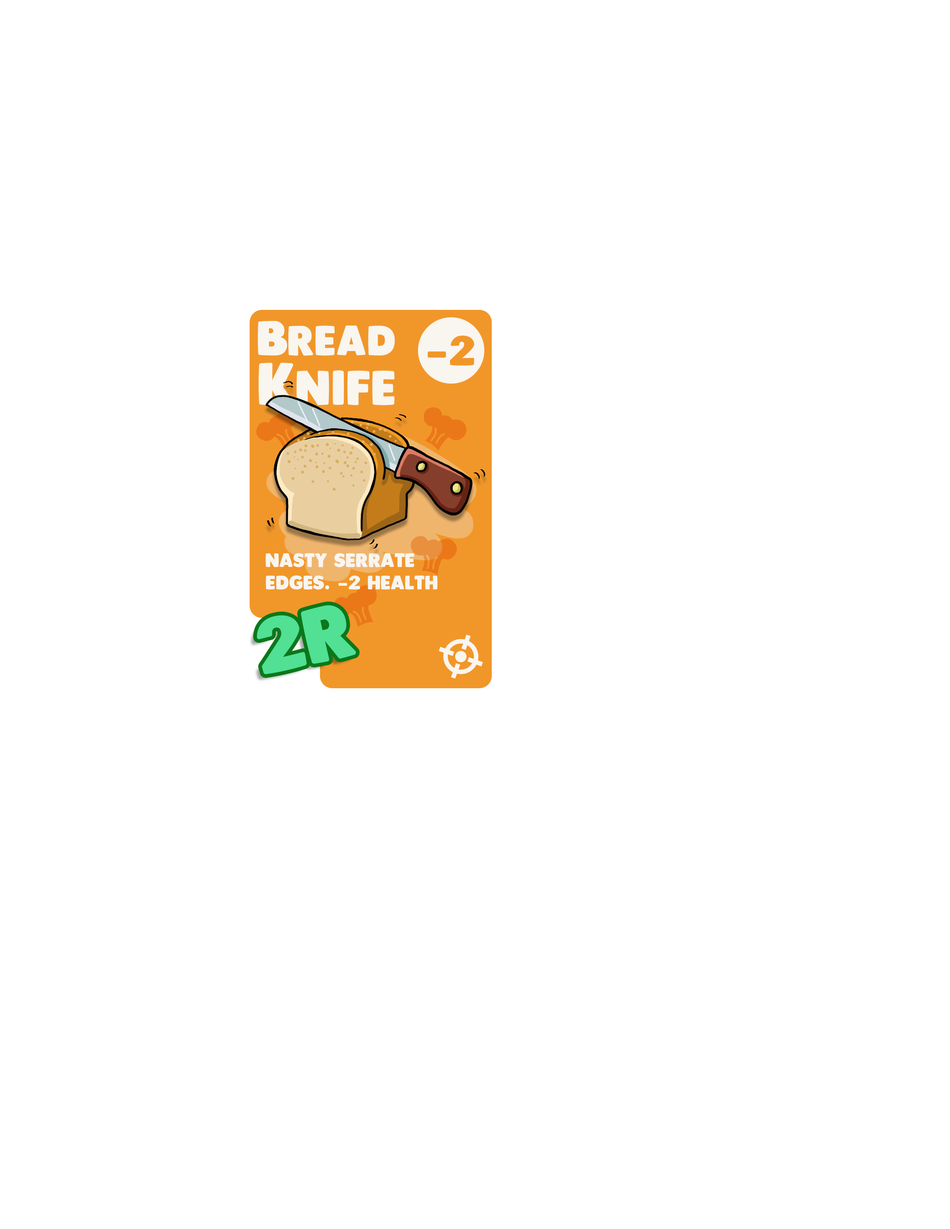
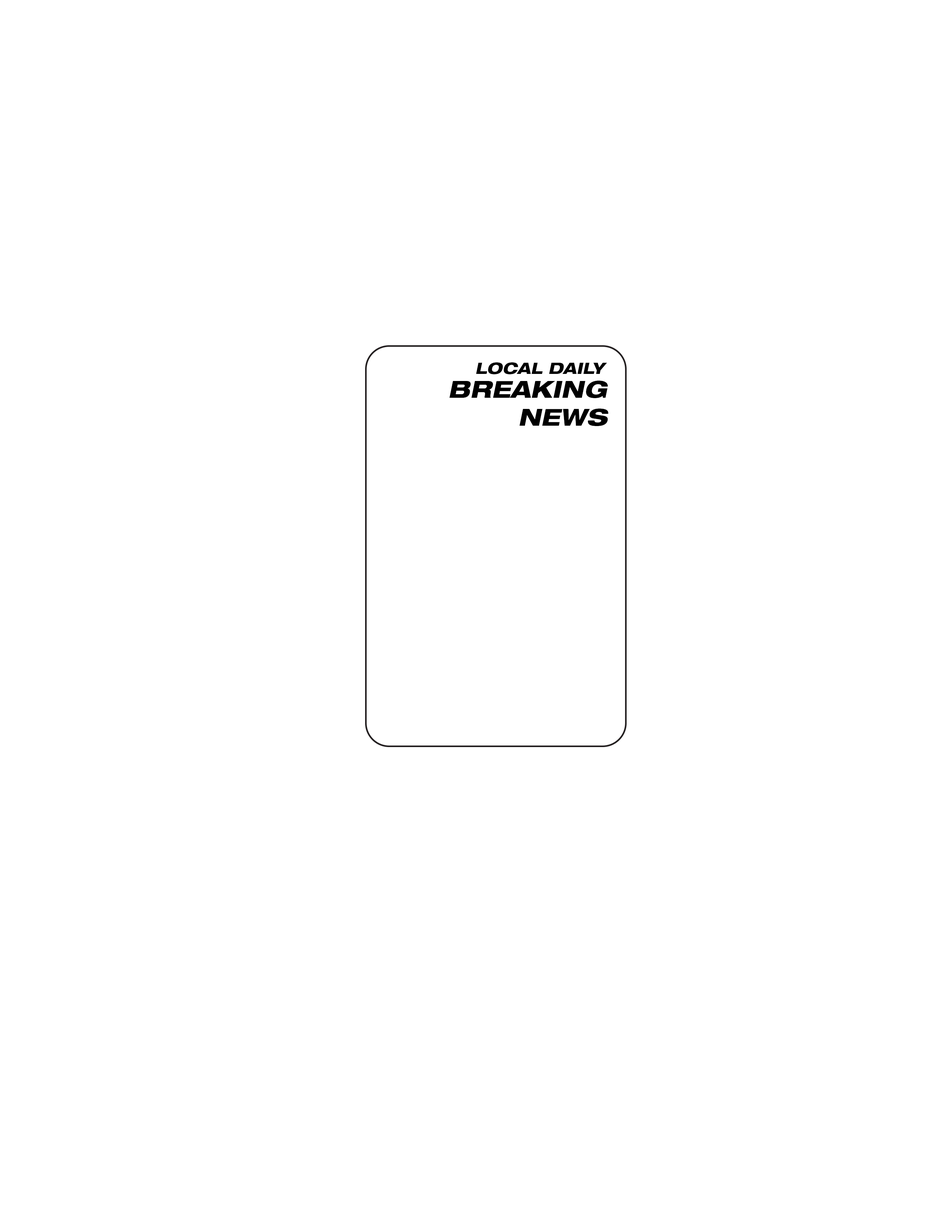
Before/after of a 950px x 1229px layered artwork. What changed in the layer stack:
removed layer "Bread knife" over [249,309,492,689]
added layer "BREAKING NEWS" above "LOCAL DAILY" over [449,380,609,427]
added layer "LOCAL DAILY" above "Vector Smart Object" over [476,362,608,375]
added layer "Vector Smart Object" (2nd of 2) above "Background" over [365,345,627,748]
